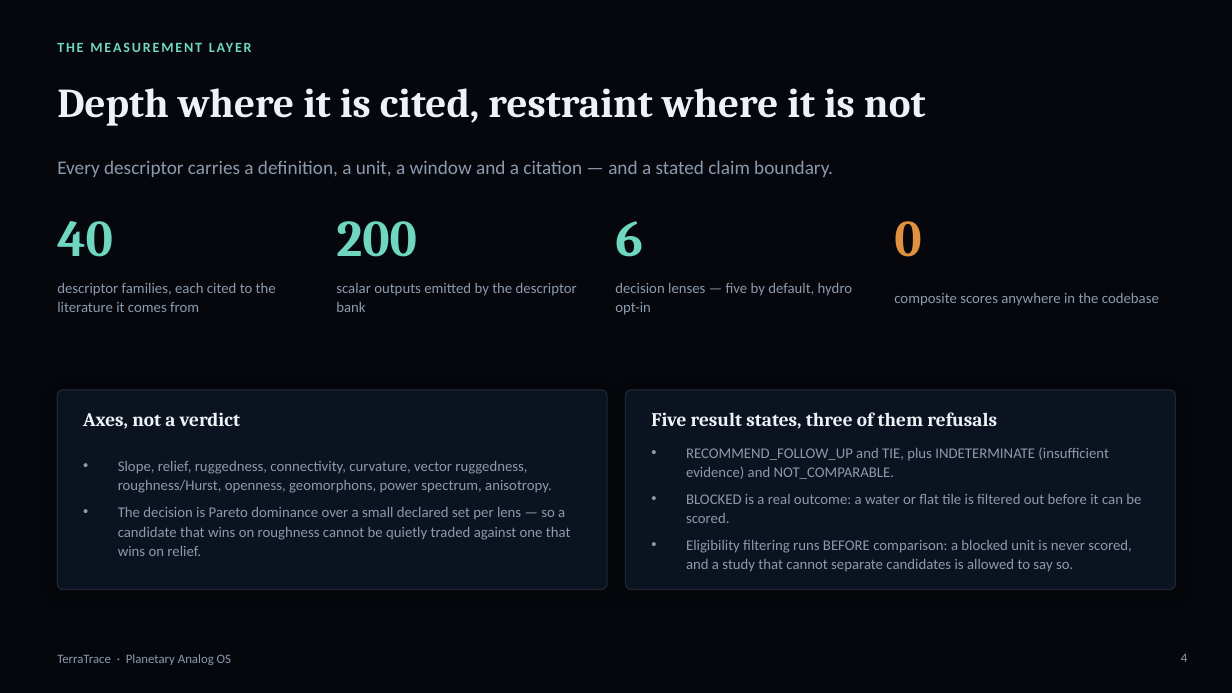
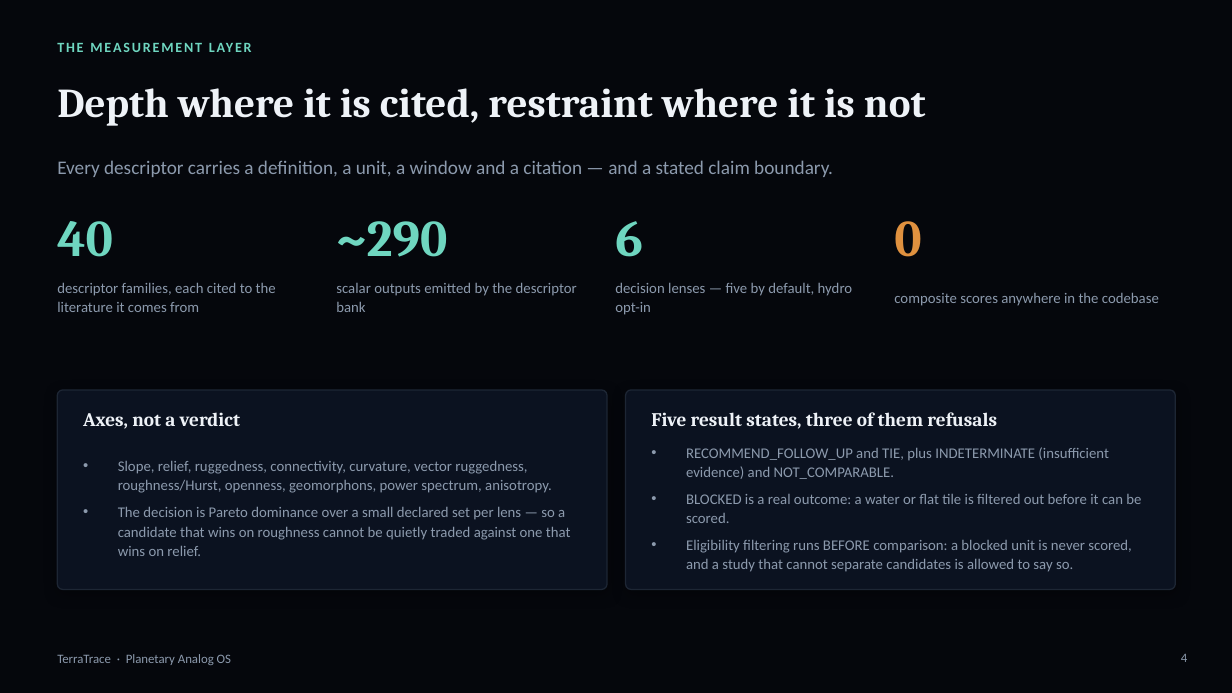
Before and after one commit to pal-123456789/terratrace, a slide deck: slide 4 of TerraTrace-deck.pptx. Drawn at 1232x693 pixels with LibreOffice and Linux fonts; fonts in the diff are those of the drawing. Boxes give left, top, right and bottom in pixels: in the first picture for what was removed or moved away, otherwise in the second. Text is boxed around its words. In the diff, an @@ line names an element or a change of style, - is before the commit and + after.

```diff
--- a/TerraTrace-deck.pptx
+++ b/TerraTrace-deck.pptx
@@ text at (336,221,447,257): text changed @@
-200
+~290
```
Also in this commit, not shown: 6 other slides changed, 27 other files.
